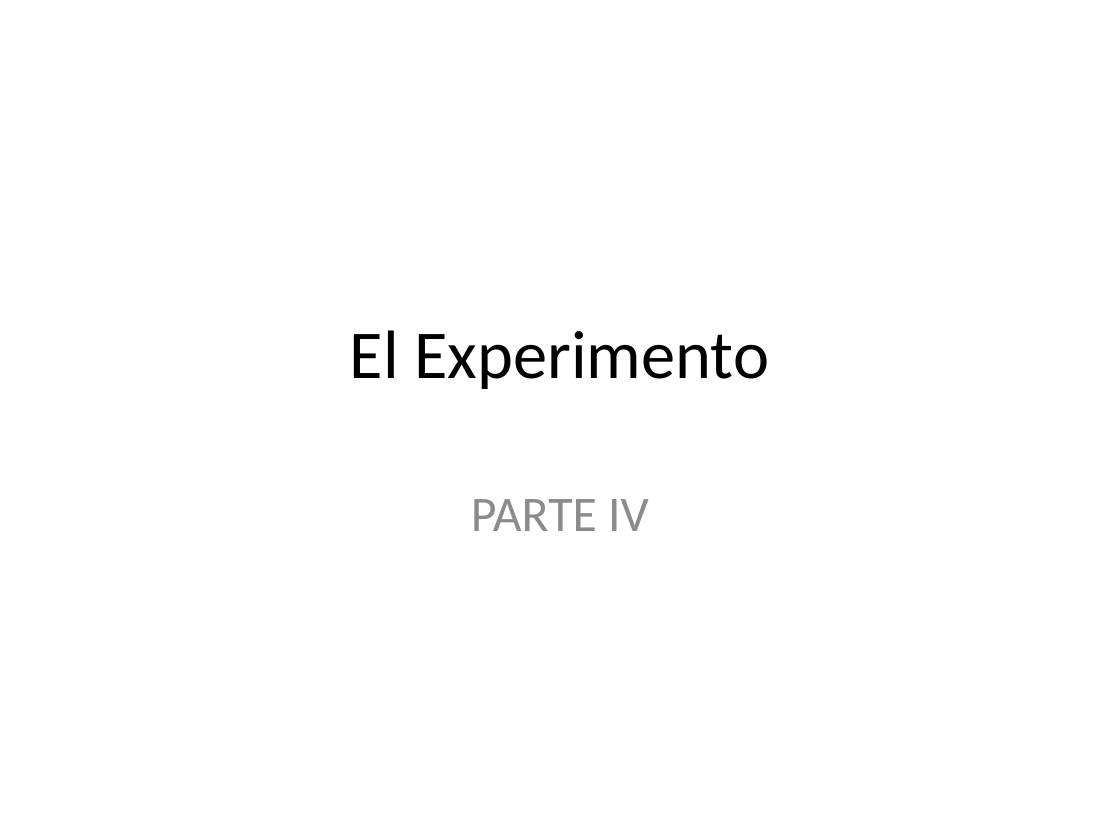
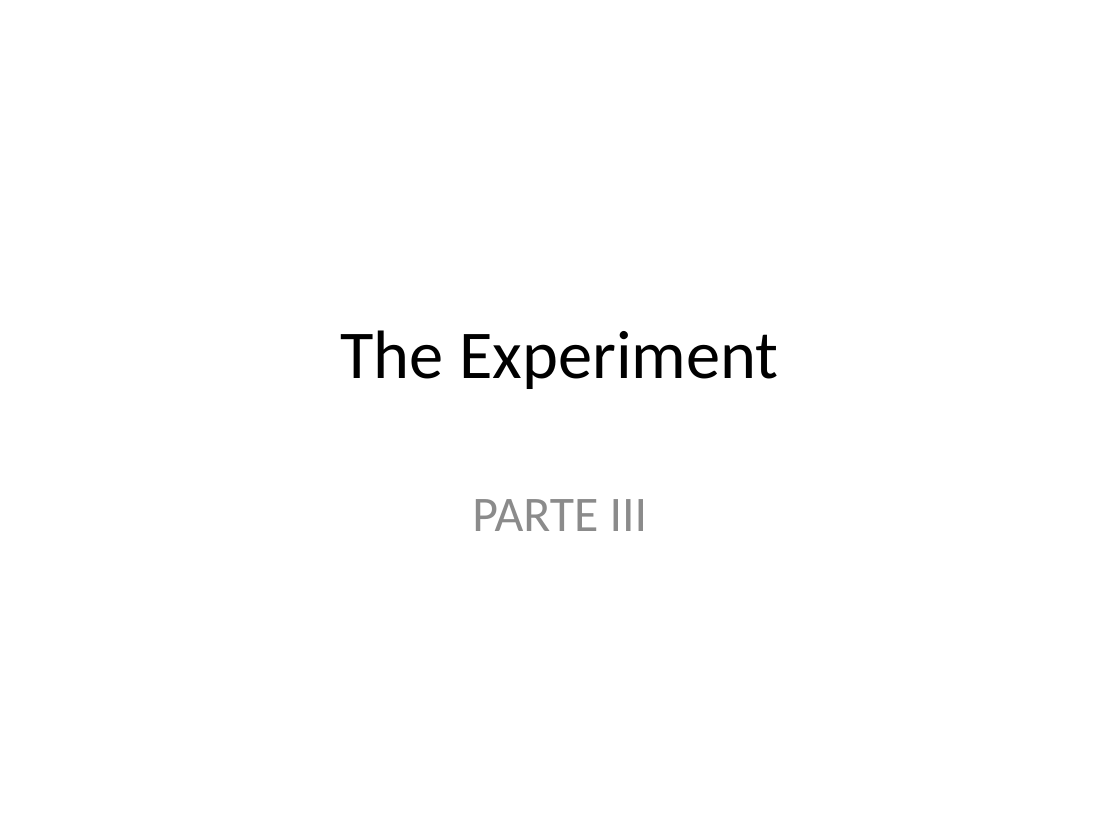
Before and after one commit to Adrifelcha/Adrifelcha, a slide deck: slide 27 of Tesis/Presentaciones/Seminario_Maden_.pptx (slide 31 before the commit). Drawn at 1120x840 pixels with LibreOffice and Linux fonts; fonts in the diff are those of the drawing. Boxes give left, top, right and bottom in pixels: in the first picture for what was removed or moved away, otherwise in the second. Text is boxed around its words. In the diff, an @@ line names an element or a change of style, - is before the commit and + after.

```diff
--- a/Tesis/Presentaciones/Seminario_Maden_.pptx
+++ b/Tesis/Presentaciones/Seminario_Maden_.pptx
@@ title at box(341, 330, 778, 389): text changed @@
-El Experimento
+The Experiment
@@ subtitle at box(472, 499, 647, 531): text changed @@
-PARTE IV
+PARTE III
```
Also in this commit, not shown: 6 other slides changed, 1 slide added, 5 slides removed, 1 other file.
